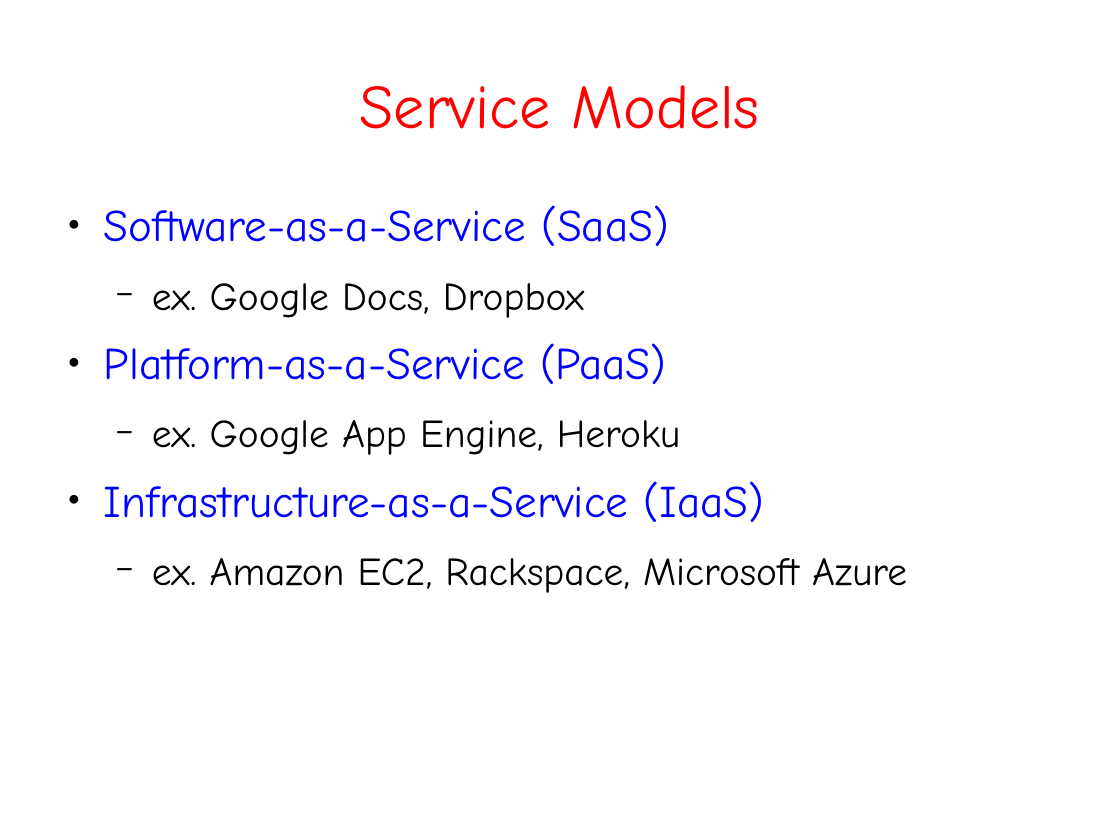
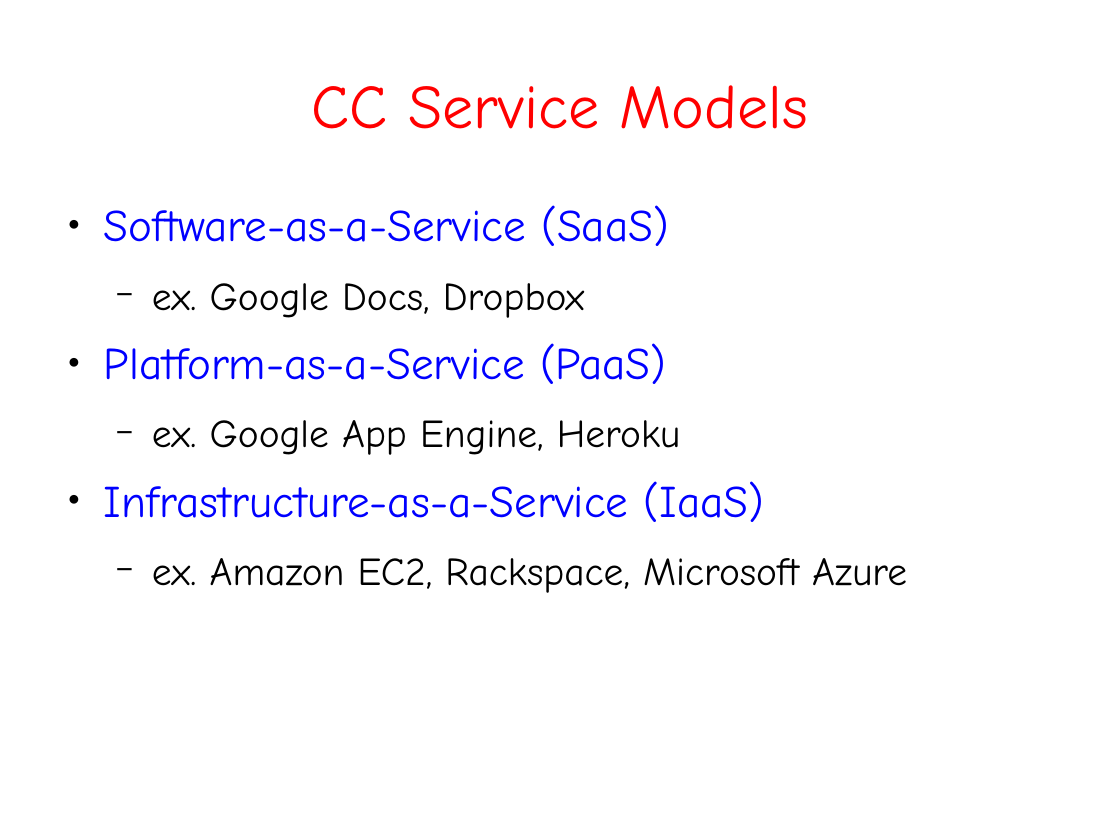
Before and after one commit to aanovelo/cmsc-137-ab5l-project, a slide deck: slide 4 of jach-phd/seminars/CMSC399-2-slides.odp. Drawn at 1120x840 pixels with LibreOffice and Linux fonts; fonts in the diff are those of the drawing. Boxes give left, top, right and bottom in pixels: in the first picture for what was removed or moved away, otherwise in the second. Text is boxed around its words. In the diff, an @@ line names an element or a change of style, - is before the commit and + after.

```diff
--- a/jach-phd/seminars/CMSC399-2-slides.odp
+++ b/jach-phd/seminars/CMSC399-2-slides.odp
@@ title at <box>311,85,808,129</box>: text changed @@
-Service Models
+CC Service Models
```
Also in this commit, not shown: 2 other slides changed.
